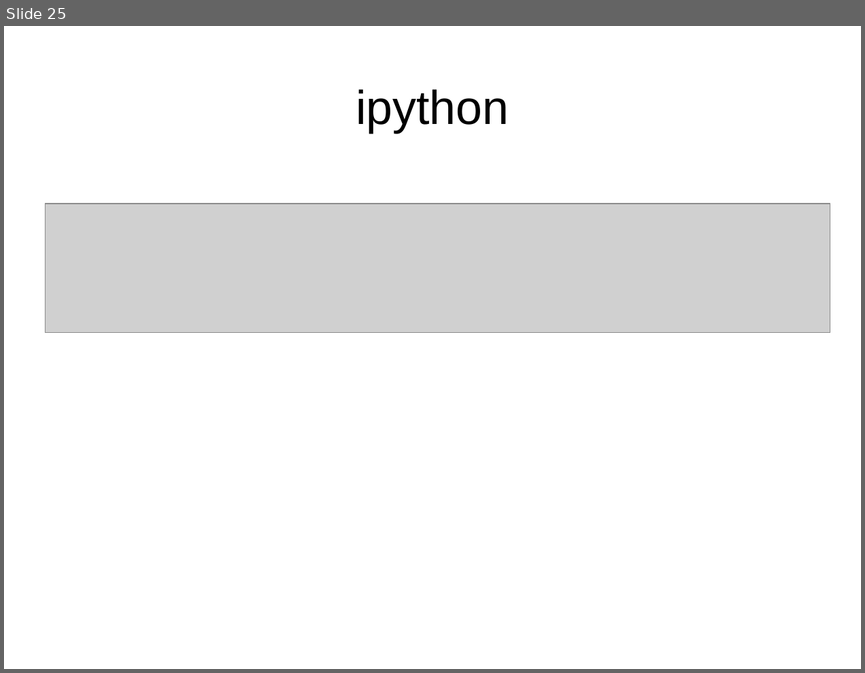
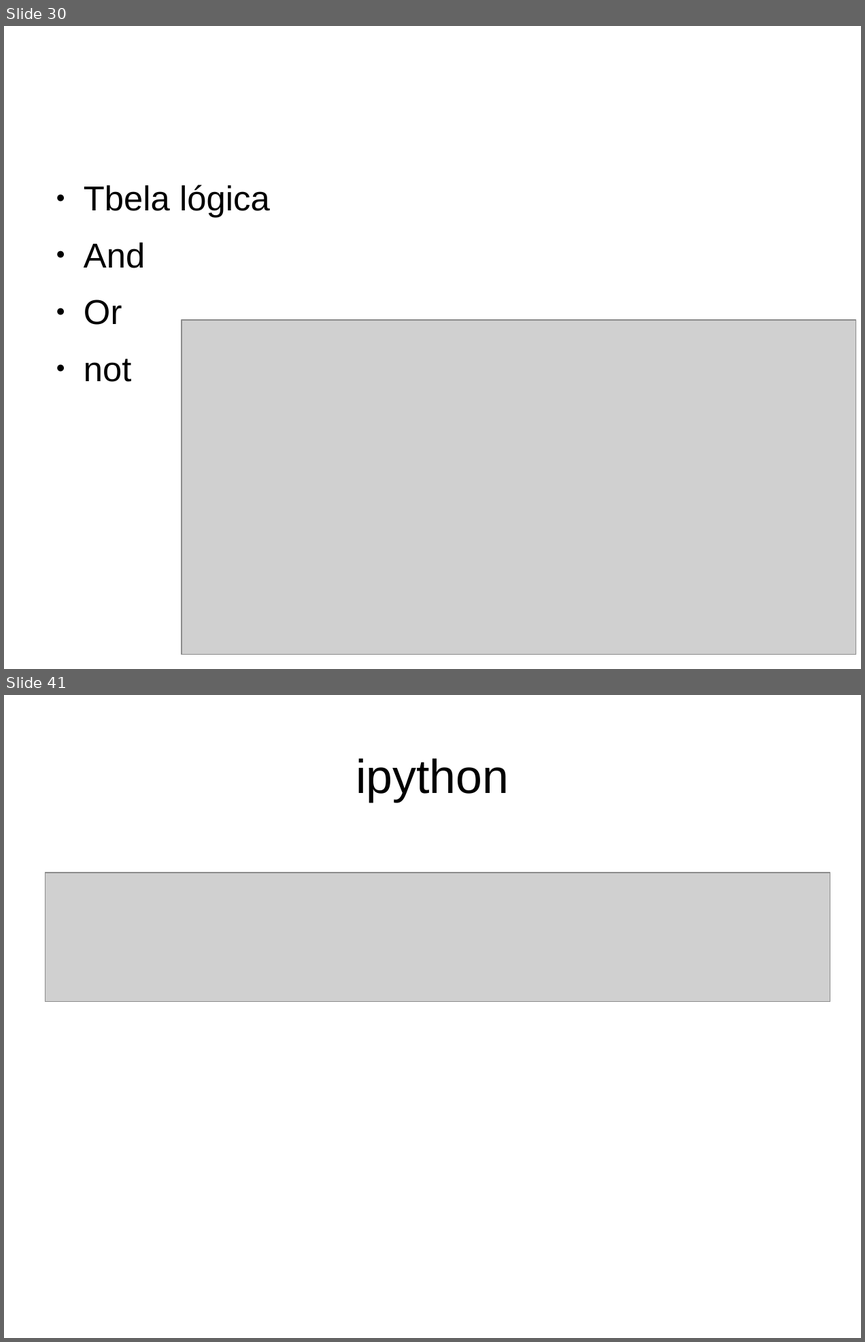
Before and after one commit to iurisegtovich/CursoSciPySEQ2018, a slide deck: arquivos_office/curso_RESUMO.odp. Shown one above the other, each under a label of ours: slide 25 before the commit, slides 30 and 41 after it; the slides between them are not shown. The pictures are 865x673 and 865x1342 pixels, drawn with LibreOffice and Linux fonts; fonts in the diff are those of the drawing; grey boxes stand for pictures. Boxes give left, top, right and bottom in pixels: in the first picture for what was removed or moved away, otherwise in the second. Text is boxed around its words. In the diff, an @@ line names an element or a change of style, - is before the commit and + after.

```diff
--- a/arquivos_office/curso_RESUMO.odp
+++ b/arquivos_office/curso_RESUMO.odp
@@ slide 30 added at (4,26,861,669), background #FFFFFF @@
@@ text added at (84,184,270,382), 32 pt, text #000000 @@
+● Tbela lógica
+● And
+● Or
+● not
@@ picture added at (181,320,856,654) @@
@@ what was slide 25 is now slide 41 @@
```
Also in this commit, not shown: 18 other slides added, 3 slides removed, 1 other file.
